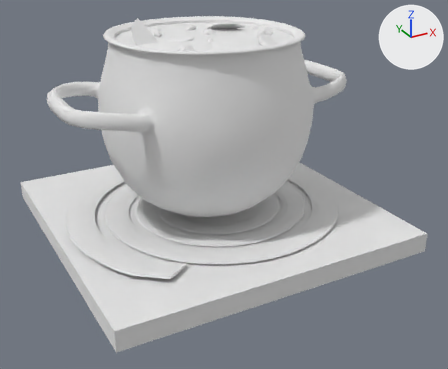
Before and after pictures for a commit that changed the OBJ model Unity Project/GGJ 2024/Assets/Modelos/Olla.obj.
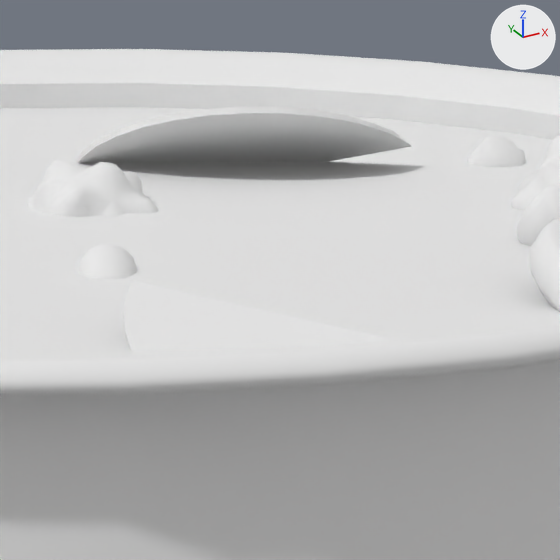
Each version appears first whole from a 50 mm lens placed at (-4.93, -9.68, 5.56), pointed at (0.09, -0.54, 0.99), and next in a close-up on the part from 44% to 58% of the width and 3% to 20% of the height. Lighting does not change. The marker at upper right points along +X, +Y and +Z. Where no turn or scale is listed for an object, it has been applied to the vertices. Vertices at the same position are counted once.

Objects in the first close-up: 'Olla'.
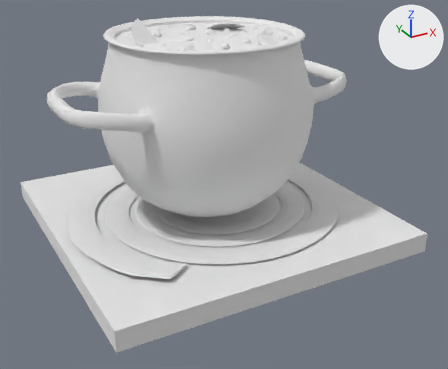
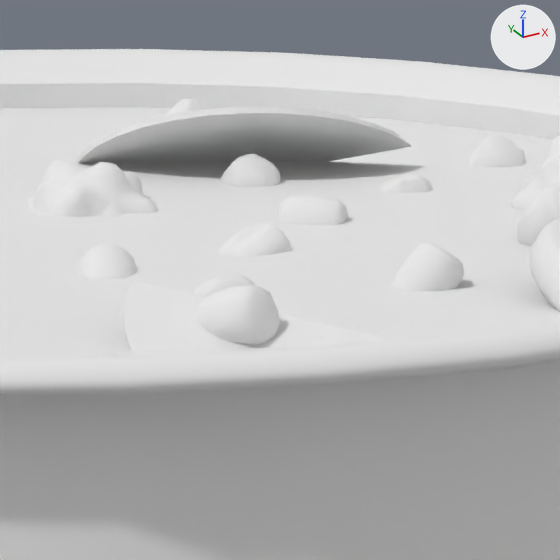
Edits to the scene script, one JSON object a line:
```json
{"block": "me_olla", "where": "me_olla.from_pydata(...)  # 6036 vertices, 6057 faces; spans x -2.9..2.9, y -2.9..2.9, z 0.0..3.95"}
{"block": "me_olla", "where": "# used by ob_olla; location = (0.0, 0.0, 0.0)"}
{"block": "me_olla", "change": "me_olla part 1: the loose piece of 118 vertices spanning x 1.13..1.25, y 0.24..0.38, z 3.48..3.63 is copied, and the copy is multiplied about its middle by the matrix ((-0.21, 0.547, 0.81), (0.467, -0.672, 0.575), (0.859, 0.5, -0.114)), then moved by (-0.31, -0.17, -0.01); it spans x 0.81..0.94, y 0.06..0.21, z 3.49..3.61"}
{"block": "me_olla", "change": "me_olla part 2: the loose piece of 118 vertices spanning x 1.13..1.25, y 0.24..0.38, z 3.48..3.63 is copied, and the copy is multiplied about its middle by the matrix ((0.155, 0.765, 0.626), (0.754, -0.501, 0.425), (0.638, 0.406, -0.654)), then moved by (-0.55, 0.04, 0.0); it spans x 0.58..0.7, y 0.28..0.43, z 3.49..3.63"}
{"block": "me_olla", "change": "me_olla part 3: the loose piece of 118 vertices spanning x -0.14..0.0, y -0.45..-0.29, z 3.49..3.62 is copied, and the copy is multiplied about its middle by the matrix ((-0.033, 0.937, 0.348), (0.413, -0.305, 0.858), (0.91, 0.172, -0.377)), then moved by (0.35, 0.06, 0.0); it spans x 0.2..0.36, y -0.38..-0.25, z 3.49..3.62"}
{"block": "me_olla", "change": "me_olla part 4: the loose piece of 118 vertices spanning x 0.76..0.88, y -0.6..-0.45, z 3.54..3.69 is copied, and the copy is multiplied about its middle by the matrix ((0.305, -0.054, -0.951), (-0.813, -0.535, -0.231), (-0.496, 0.843, -0.207)), then moved by (-0.43, -0.24, -0.03); it spans x 0.32..0.47, y -0.83..-0.71, z 3.5..3.66"}
{"block": "me_olla", "change": "me_olla part 5: the loose piece of 118 vertices spanning x 0.76..0.88, y -0.6..-0.45, z 3.54..3.69 is copied, and the copy is multiplied about its middle by the matrix ((-0.067, 0.083, -0.994), (0.221, -0.97, -0.096), (-0.973, -0.226, 0.047)), then moved by (-0.28, 0.44, -0.05); it spans x 0.46..0.61, y -0.16..-0.01, z 3.51..3.62"}
{"block": "me_olla", "change": "me_olla part 6: the loose piece of 118 vertices spanning x 1.13..1.25, y 0.24..0.38, z 3.48..3.63 is copied, and the copy is multiplied about its middle by the matrix ((0.188, -0.149, -0.971), (0.978, 0.119, 0.171), (0.09, -0.982, 0.168)), then moved by (-0.35, 0.66, 0.01); it spans x 0.77..0.92, y 0.9..1.03, z 3.49..3.64"}
{"block": "me_olla", "change": "me_olla part 7: the loose piece of 118 vertices spanning x -0.14..0.0, y -0.45..-0.29, z 3.49..3.62 is copied, and the copy is multiplied about its middle by the matrix ((-0.04, 0.056, -0.998), (0.69, 0.724, 0.013), (0.723, -0.688, -0.067)), then moved by (-0.1, -0.68, 0.06); it spans x -0.23..-0.1, y -1.13..-0.97, z 3.55..3.68"}
```

Where the change shows, as pixel boxes (x1, y1, x2, y2) in the close-ups (560 x 560 px):
```json
{"part": 1, "of": "me_olla", "change": "added", "after": [377, 174, 433, 193]}
{"part": 2, "of": "me_olla", "change": "added", "after": [220, 153, 281, 187]}
{"part": 3, "of": "me_olla", "change": "added", "after": [217, 222, 291, 256]}
{"part": 4, "of": "me_olla", "change": "added", "after": [391, 241, 464, 291]}
{"part": 5, "of": "me_olla", "change": "added", "after": [277, 195, 348, 225]}
{"part": 6, "of": "me_olla", "change": "added", "after": [165, 99, 206, 116]}
{"part": 7, "of": "me_olla", "change": "added", "after": [196, 285, 280, 345]}
```
